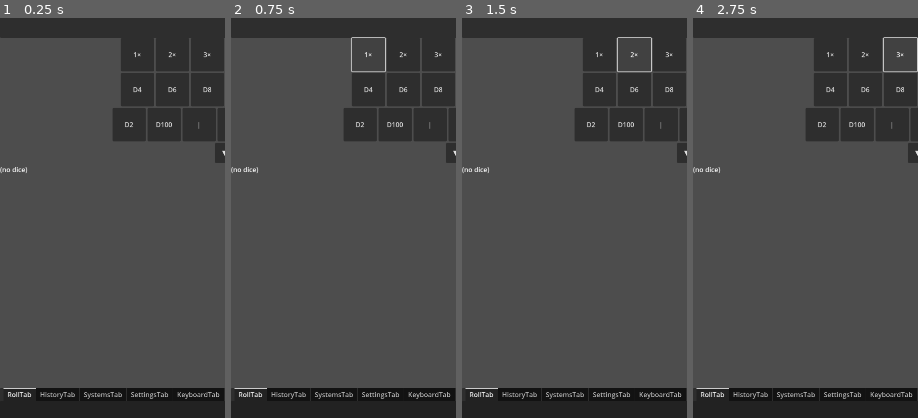
Above: before the commit, frames 1-4 (left to right).
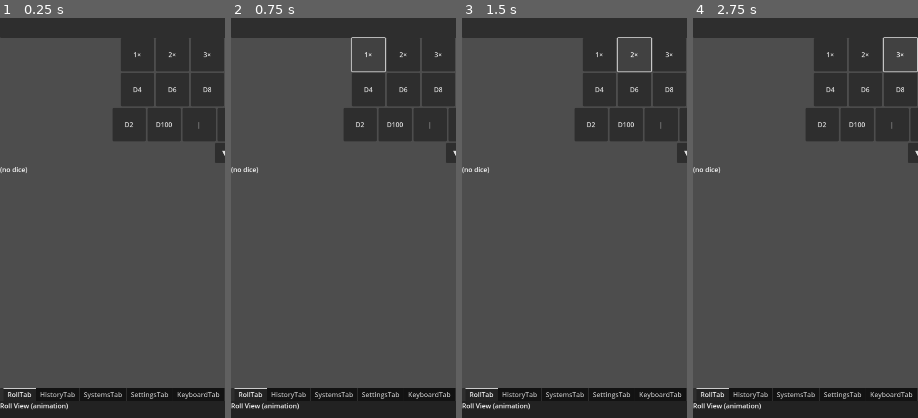
Above: after the commit, the same moments.

Repository: FromAriel/Experiments
Game: Godot game, scene res://scenes/MainUI.tscn
Two runs of this game, one before a commit and one after it. Both use one fixed random seed, a clock stepped at 60 frames per second and the inputs below.
Inputs:
- Up to frame 1 (0.25 s): no input
- Up to frame 2 (0.75 s): click "1×" at 0.5 s
- Up to frame 3 (1.5 s): click "2×" at 1.25 s
- Up to frame 4 (2.75 s): click "3×" at 2 s
The pictures show only the part of the screen within x 0-50%, y 4-54%; the shares and areas given below are measured in that part.

The runs differ from the first frame. In frame 1, 0.3% of the frame differs, in the area x 0-31%, y 96-98%; in frame 2, 0.3%; in frame 3, 0.3%; in frame 4, 0.3%.

Commit message:
feat(ui): add placeholder labels and tab titles

Diff:
--- a/LIVEdie/GOGOT/scenes/HistoryTab.tscn
+++ b/LIVEdie/GOGOT/scenes/HistoryTab.tscn
@@ -5,3 +5,6 @@
 
 [node name="HistoryVBox" type="VBoxContainer" parent="."]
 ; Each child will be a HistoryItem label
+
+[node name="HistoryPlaceholder" type="Label" parent="HistoryVBox"]
+text = "(History list placeholder)"
--- a/LIVEdie/GOGOT/scenes/KeyboardTab.tscn
+++ b/LIVEdie/GOGOT/scenes/KeyboardTab.tscn
@@ -7,6 +7,10 @@
 
 [node name="PageA" type="GridContainer" parent="."]
 layout_mode = 0
+[node name="LabelA" type="Label" parent="PageA"]
+text = "Numeric Page (A)"
 
 [node name="PageB" type="GridContainer" parent="."]
 layout_mode = 0
+[node name="LabelB" type="Label" parent="PageB"]
+text = "Notation Page (B)"
--- a/LIVEdie/GOGOT/scenes/MainUI.tscn
+++ b/LIVEdie/GOGOT/scenes/MainUI.tscn
@@ -194,32 +194,42 @@
 [node name="TabHost" type="TabContainer" parent="LowerPane"]
 layout_mode = 2
 current_tab = 0
+anchor_left = 0.0
+anchor_top = 0.0
+anchor_right = 1.0
+anchor_bottom = 1.0
 
 [node name="RollTab" parent="LowerPane/TabHost" instance=ExtResource("1")]
 layout_mode = 2
+tab_title = "Roll"
 metadata/_tab_index = 0
 
 [node name="HistoryTab" parent="LowerPane/TabHost" instance=ExtResource("2")]
 visible = false
 layout_mode = 2
+tab_title = "History"
 metadata/_tab_index = 1
 
 [node name="SystemsTab" parent="LowerPane/TabHost" instance=ExtResource("3")]
 visible = false
 layout_mode = 2
+tab_title = "Systems"
 metadata/_tab_index = 2
 
 [node name="SettingsTab" parent="LowerPane/TabHost" instance=ExtResource("4")]
 visible = false
 layout_mode = 2
+tab_title = "Settings"
 metadata/_tab_index = 3
 
 [node name="KeyboardTab" parent="LowerPane/TabHost" instance=ExtResource("5")]
 visible = false
 layout_mode = 2
+tab_title = "Keyboard"
 metadata/_tab_index = 4
 
 [node name="QRTab" parent="LowerPane/TabHost" instance=ExtResource("6")]
 visible = false
 layout_mode = 2
+tab_title = "QR"
 metadata/_tab_index = 5
--- a/LIVEdie/GOGOT/scenes/QRTab.tscn
+++ b/LIVEdie/GOGOT/scenes/QRTab.tscn
@@ -6,3 +6,5 @@
 [node name="QRCode" type="TextureRect" parent="."]
 anchor_right = 1.0
 anchor_bottom = 1.0
+[node name="PlaceholderLabel" type="Label" parent="."]
+text = "(QR code placeholder)"
--- a/LIVEdie/GOGOT/scenes/RollTab.tscn
+++ b/LIVEdie/GOGOT/scenes/RollTab.tscn
@@ -5,3 +5,6 @@
 
 [node name="DiceArea" type="Node2D" parent="."]
 ; Placeholder Node2D for future 2D/3D dice sprites
+
+[node name="PlaceholderLabel" type="Label" parent="."]
+text = "Roll View (animation)"
--- a/LIVEdie/GOGOT/scenes/SettingsTab.tscn
+++ b/LIVEdie/GOGOT/scenes/SettingsTab.tscn
@@ -4,6 +4,8 @@
 [node name="SettingsTab" type="VBoxContainer"]
 
 [node name="ThemeColor" type="ColorPickerButton" parent="."]
+[node name="PlaceholderLabel" type="Label" parent="."]
+text = "(Settings placeholder)"
 [node name="FontScaleSlider" type="HSlider" parent="."]
 [node name="AnimLevelOption" type="OptionButton" parent="."]
 [node name="SettingsSpacer" type="Control" parent="."]
--- a/LIVEdie/GOGOT/scenes/SystemsTab.tscn
+++ b/LIVEdie/GOGOT/scenes/SystemsTab.tscn
@@ -5,3 +5,6 @@
 
 [node name="SystemVBox" type="VBoxContainer" parent="."]
 ; Placeholder buttons with star checkboxes
+
+[node name="SystemsPlaceholder" type="Label" parent="SystemVBox"]
+text = "(Systems list placeholder)"
